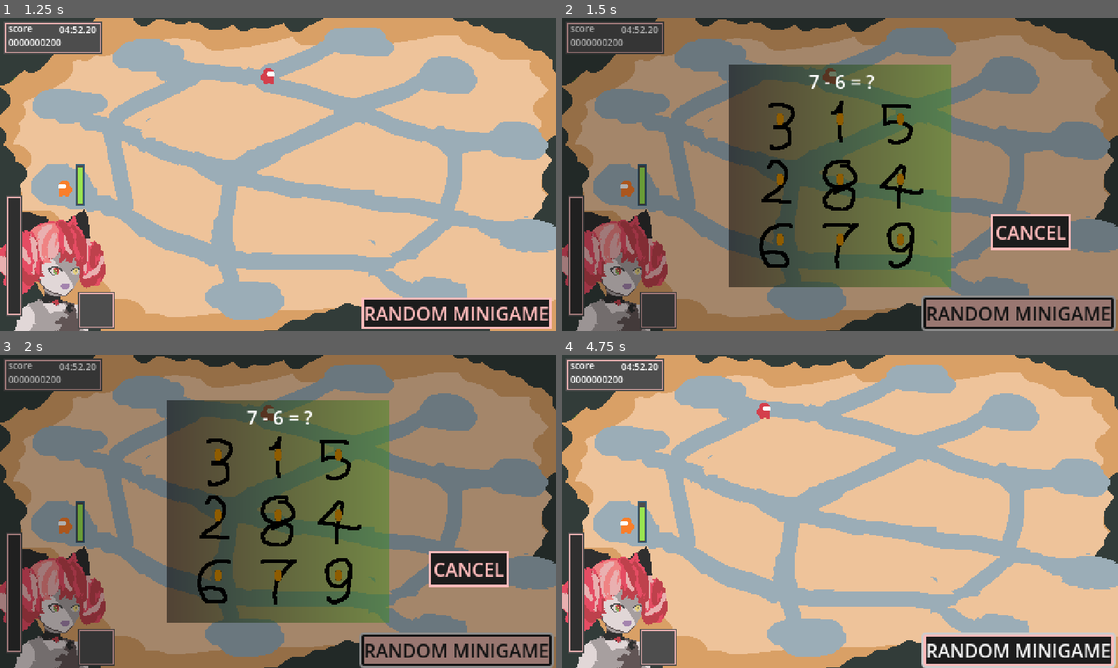
Above: before the commit, frames 1-4 (two rows, left to right).
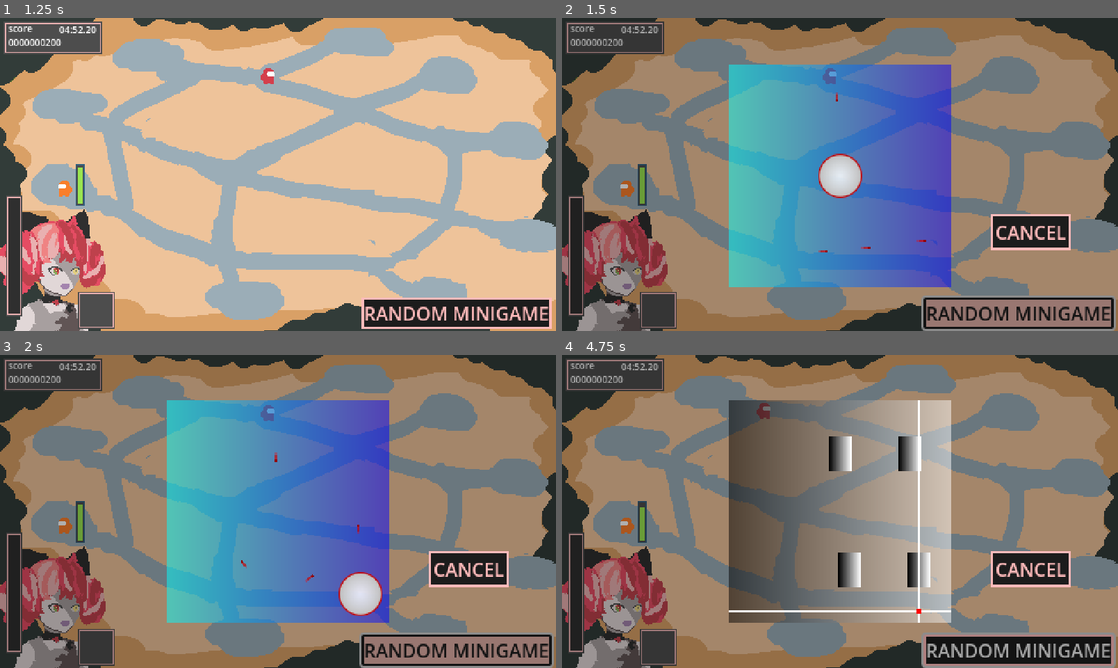
Above: after the commit, the same moments.

Repository: laxeminute/ollie-endless-date
Game: Godot game, scene res://src/interface/title_screen.tscn
The game is run twice, just before and just after one commit, with the same random seed, the same clock (stepped at 60 frames per second) and the same inputs.
Inputs (mouse positions are in pixels of both pictures, inside the frame that each line leads up to):
- Up to frame 1 (1.25 s): click "start" at 0.5 s
- Up to frame 2 (1.5 s): click "RANDOM MINIGAME" at 1.25 s
- Up to frame 3 (2 s): no input
- Up to frame 4 (4.75 s): click "RANDOM MINIGAME" at 2 s; click "RANDOM MINIGAME" at 2.75 s; move the mouse to (840, 511) at 3.52 s; click (840, 511) at 3.67 s; move the mouse to (728, 527) at 4.27 s; click (728, 527) at 4.42 s

Frame 1 is identical in both runs. In frame 2, 28% of the frame differs, in the area x 30-70%, y 14-86%; in frame 3, 28%; in frame 4, 87%, in the area x 0-100%, y 0-100%.

Commit message:
Garapon activity: functionally complete

Diff:
--- a/src/level/activity/activity_overlay.tscn
+++ b/src/level/activity/activity_overlay.tscn
@@ -1,10 +1,11 @@
-[gd_scene load_steps=7 format=3 uid="uid://bpkg5aejtlcxm"]
+[gd_scene load_steps=8 format=3 uid="uid://bpkg5aejtlcxm"]
 
 [ext_resource type="Script" uid="uid://hofypmwrvtqf" path="res://src/level/activity/activity_overlay.gd" id="1_k8w4x"]
 [ext_resource type="PackedScene" uid="uid://ccaep7x1vwor2" path="res://src/level/activity/goldfish/goldfish_activity.tscn" id="2_p3a7k"]
 [ext_resource type="PackedScene" uid="uid://b3qbvcbj5avoy" path="res://src/level/activity/sharpshooting/sharpshooting_activity.tscn" id="2_yqi1v"]
 [ext_resource type="PackedScene" uid="uid://b8t5u10esm4f6" path="res://src/level/activity/ring_toss/ring_toss_activity.tscn" id="4_jw864"]
 [ext_resource type="AudioStream" uid="uid://t3grw2hdhmvf" path="res://assets/audio/SFX/Env/sfx_gameplay_Env_minigamestart_FD1.wav" id="4_lscjg"]
+[ext_resource type="PackedScene" uid="uid://dfeupumuax17r" path="res://src/level/activity/garapon/garapon_activity.tscn" id="5_03x02"]
 [ext_resource type="AudioStream" uid="uid://cw1mtb5ih5pmm" path="res://assets/audio/SFX/Env/sfx_gameplay_Env_minigamewin_FD1.wav" id="5_jw864"]
 
 [node name="ActivityOverlay" type="ColorRect"]
@@ -16,7 +17,7 @@
 mouse_filter = 2
 color = Color(0, 0, 0, 0.313726)
 script = ExtResource("1_k8w4x")
-activity_scenes = Array[PackedScene]([ExtResource("2_yqi1v"), ExtResource("2_p3a7k"), ExtResource("4_jw864")])
+activity_scenes = Array[PackedScene]([ExtResource("2_yqi1v"), ExtResource("2_p3a7k"), ExtResource("4_jw864"), ExtResource("5_03x02")])
 
 [node name="CancelButton" type="Button" parent="."]
 layout_mode = 0
--- /dev/null
+++ b/src/level/activity/garapon/garapon_activity.gd
@@ -0,0 +1,38 @@
+extends Node2D
+
+signal completed
+
+@export_range(1, 4) var min_spins: int = 1
+@export_range(1, 12) var spin_count_variance: int = 4
+
+var active: bool = true
+var spin_progress: int = 0
+var spin_goal: int
+
+@onready var handle: Handle = $Handle
+# TODO: replace this sound stream
+@onready var marble_sound: AudioStreamPlayer = $MarbleSound
+
+
+func _ready() -> void:
+	spin_goal = min_spins + randi_range(0, spin_count_variance)
+	handle.look_at(get_global_mouse_position())
+
+
+func _on_handle_revolved() -> void:
+	marble_sound.play()
+	spin_progress += 1
+	if spin_progress < spin_goal:
+		return
+	active = false
+	handle.active = false
+	await get_tree().create_timer(0.5).timeout  # TODO: play animation
+	completed.emit()
+
+
+func _on_mouse_detector_mouse_entered() -> void:
+	handle.active = active
+
+
+func _on_mouse_detector_mouse_exited() -> void:
+	handle.active = false
--- /dev/null
+++ b/src/level/activity/garapon/garapon_activity.tscn
@@ -0,0 +1,50 @@
+[gd_scene load_steps=9 format=3 uid="uid://dfeupumuax17r"]
+
+[ext_resource type="Script" uid="uid://cxl0vrsowm4ec" path="res://src/level/activity/garapon/garapon_activity.gd" id="1_mwmut"]
+[ext_resource type="PackedScene" uid="uid://bmvifaq5bnx8m" path="res://src/level/activity/garapon/handle.tscn" id="2_pq3xv"]
+[ext_resource type="AudioStream" uid="uid://dq1el8hcuf4t7" path="res://assets/audio/SFX/UI/sfx_menu_UI_cursor_FD1.wav" id="3_pidpd"]
+
+[sub_resource type="Gradient" id="Gradient_xerm5"]
+colors = PackedColorArray(0, 1, 0.901961, 0.501961, 1, 0.737255, 1, 0.501961)
+
+[sub_resource type="GradientTexture2D" id="GradientTexture2D_mwmut"]
+gradient = SubResource("Gradient_xerm5")
+width = 192
+height = 192
+
+[sub_resource type="Gradient" id="Gradient_pidpd"]
+
+[sub_resource type="GradientTexture2D" id="GradientTexture2D_h70d1"]
+gradient = SubResource("Gradient_pidpd")
+height = 32
+
+[sub_resource type="RectangleShape2D" id="RectangleShape2D_pq3xv"]
+size = Vector2(192, 192)
+
+[node name="GaraponActivity" type="Node2D"]
+position = Vector2(119, 108)
+script = ExtResource("1_mwmut")
+
+[node name="Background" type="Sprite2D" parent="."]
+texture = SubResource("GradientTexture2D_mwmut")
+metadata/_edit_lock_ = true
+
+[node name="Base" type="Sprite2D" parent="."]
+position = Vector2(0, 57)
+texture = SubResource("GradientTexture2D_h70d1")
+
+[node name="Handle" parent="." instance=ExtResource("2_pq3xv")]
+rotation = 2.03156
+
+[node name="MouseDetector" type="Area2D" parent="."]
+
+[node name="CollisionShape2D" type="CollisionShape2D" parent="MouseDetector"]
+shape = SubResource("RectangleShape2D_pq3xv")
+debug_color = Color(0.431373, 0.352941, 1, 0.501961)
+
+[node name="MarbleSound" type="AudioStreamPlayer" parent="."]
+stream = ExtResource("3_pidpd")
+
+[connection signal="revolved" from="Handle" to="." method="_on_handle_revolved"]
+[connection signal="mouse_entered" from="MouseDetector" to="." method="_on_mouse_detector_mouse_entered"]
+[connection signal="mouse_exited" from="MouseDetector" to="." method="_on_mouse_detector_mouse_exited"]
--- /dev/null
+++ b/src/level/activity/garapon/handle.gd
@@ -0,0 +1,24 @@
+class_name Handle
+extends Node2D
+
+signal revolved
+
+@export_enum("Clockwise:1", "Counter-Clockwise:-1") var direction: int = 1
+
+var active: bool = false
+var progress: float = 0
+
+
+func _process(_delta: float) -> void:
+	if not active:
+		return
+	var pre_rotation: float = rotation
+	look_at(get_global_mouse_position())
+	var dtheta: float = rotation - pre_rotation
+	progress += dtheta * direction
+
+	if progress > TAU:
+		progress -= TAU
+		revolved.emit()
+	if progress < -TAU:
+		progress += TAU
--- /dev/null
+++ b/src/level/activity/garapon/handle.tscn
@@ -0,0 +1,24 @@
+[gd_scene load_steps=4 format=3 uid="uid://bmvifaq5bnx8m"]
+
+[ext_resource type="Script" uid="uid://dyyxchq33mrxd" path="res://src/level/activity/garapon/handle.gd" id="1_loxw8"]
+
+[sub_resource type="Gradient" id="Gradient_mwmut"]
+
+[sub_resource type="GradientTexture2D" id="GradientTexture2D_pq3xv"]
+gradient = SubResource("Gradient_mwmut")
+width = 20
+height = 20
+
+[node name="Handle" type="Node2D"]
+script = ExtResource("1_loxw8")
+
+[node name="Body" type="Polygon2D" parent="."]
+polygon = PackedVector2Array(-28, -50, 28, -50, 54, 0, 28, 50, -28, 50, -54, 0)
+
+[node name="Crank" type="Sprite2D" parent="."]
+position = Vector2(48, 0)
+texture = SubResource("GradientTexture2D_pq3xv")
+
+[node name="MouseTimer" type="Timer" parent="."]
+wait_time = 0.2
+one_shot = true
--- a/src/level/level.gd
+++ b/src/level/level.gd
@@ -23,4 +23,4 @@
 
 
 func _on_button_pressed() -> void:
-	%ActivityOverlay.open(randi_range(0, 2))
+	%ActivityOverlay.open(randi_range(0, 3))
Not shown, added: src/level/activity/garapon/garapon_activity.gd.uid
Not shown, added: src/level/activity/garapon/handle.gd.uid
